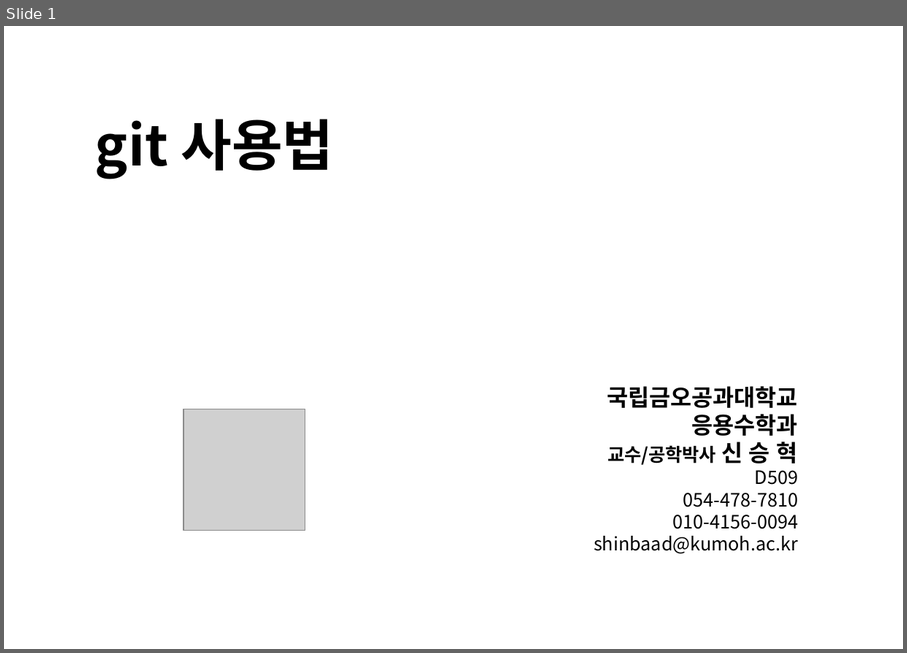
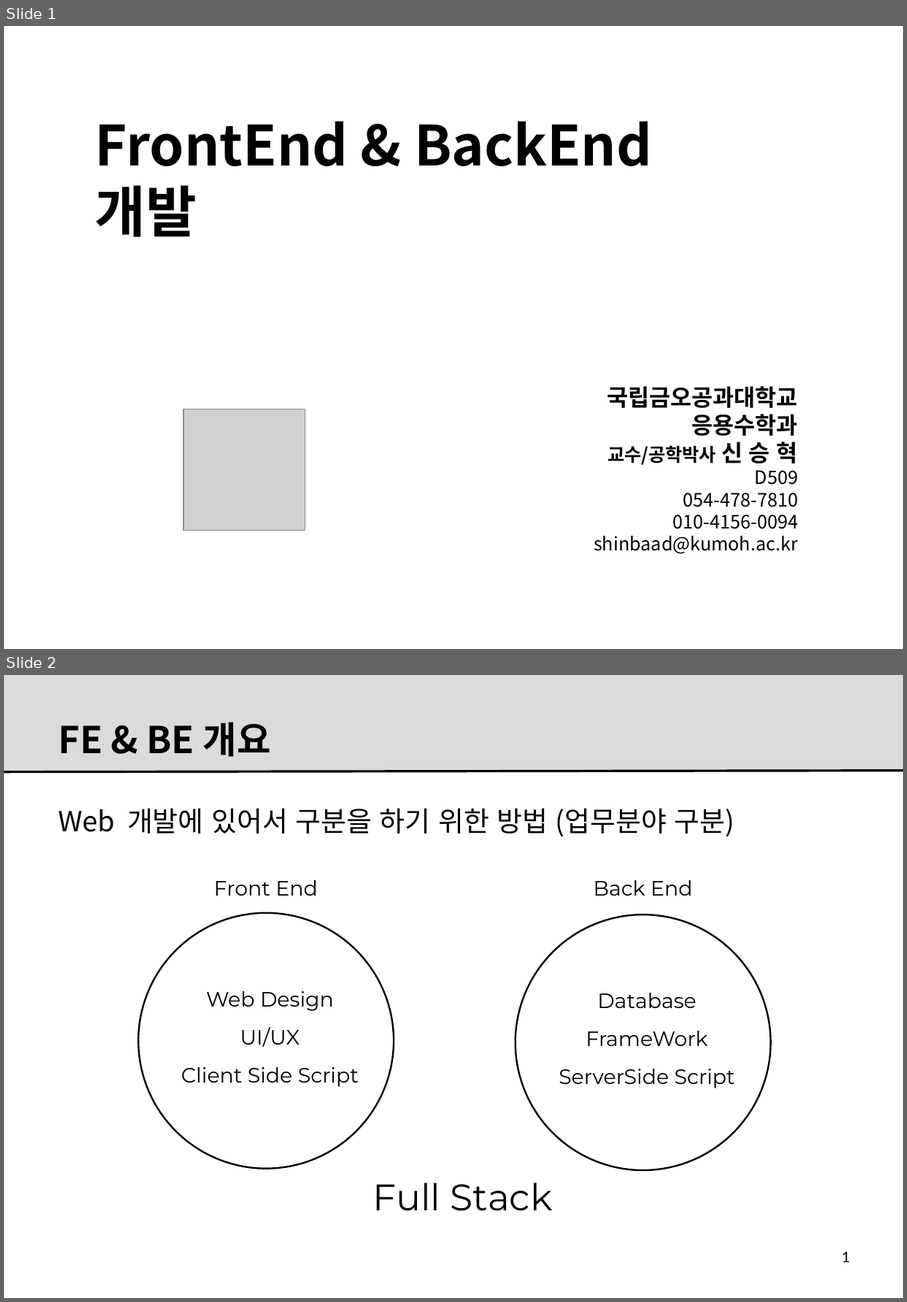
Before and after one commit to kitdvl/CodeX, a slide deck: Lectures/0002.FE.vs.BE.pptx. Shown one above the other, each under a label of ours: slide 1 before the commit, slides 1 and 2 after it. The pictures are 907x653 and 907x1302 pixels, drawn with LibreOffice and Linux fonts; fonts in the diff are those of the drawing; grey boxes stand for pictures; background and template pictures are left out. Boxes give left, top, right and bottom in pixels: in the first picture for what was removed or moved away, otherwise in the second. Text is boxed around its words. In the diff, an @@ line names an element or a change of style, - is before the commit and + after.

```diff
--- a/Lectures/0002.FE.vs.BE.pptx
+++ b/Lectures/0002.FE.vs.BE.pptx
@@ slide 2 added at bbox=[4, 675, 903, 1298], background #FFFFFF @@
@@ rectangle added at bbox=[4, 675, 903, 772], fill #DBDBDB @@
@@ title added at bbox=[59, 722, 271, 757], 32 pt, text #000000, bold @@
+FE & BE 개요
@@ line added from (4, 772) to (903, 771), #000000 2 pt @@
@@ text added at bbox=[58, 808, 735, 837], 24 pt, text #000000 @@
+Web 개발에 있어서 구분을 하기 위한 방법 (업무분야 구분)
@@ text added at bbox=[214, 880, 318, 895], 18 pt, text #000000 @@
+Front End
@@ text added at bbox=[594, 880, 693, 895], 18 pt, text #000000 @@
+Back End
@@ ellipse added at bbox=[138, 912, 395, 1168], fill #FFFFFF, outline #000000 1.5 pt @@
@@ ellipse added at bbox=[516, 915, 771, 1171], fill #FFFFFF, outline #000000 1.5 pt @@
@@ text added at bbox=[206, 991, 334, 1011], 18 pt, text #000000 @@
+Web Design
@@ text added at bbox=[597, 993, 697, 1008], 18 pt, text #000000 @@
+Database
@@ text added at bbox=[241, 1027, 300, 1047], 18 pt, text #000000 @@
+UI/UX
@@ text added at bbox=[586, 1031, 708, 1046], 18 pt, text #000000 @@
+FrameWork
@@ text added at bbox=[181, 1067, 359, 1087], 18 pt, text #000000 @@
+Client Side Script
@@ text added at bbox=[559, 1068, 735, 1088], 18 pt, text #000000 @@
+ServerSide Script
@@ text added at bbox=[373, 1182, 553, 1211], 32 pt, text #000000 @@
+Full Stack
@@ page number added at bbox=[842, 1251, 850, 1262], 14 pt, text #000000 @@
+1
@@ slide 1 changed as well @@
@@ text at bbox=[95, 121, 652, 237]: text changed @@
-git 사용법
+FrontEnd & BackEnd 개발
```
Also in this commit, not shown: 18 other slides added, 21 slides removed, 44 other files.
